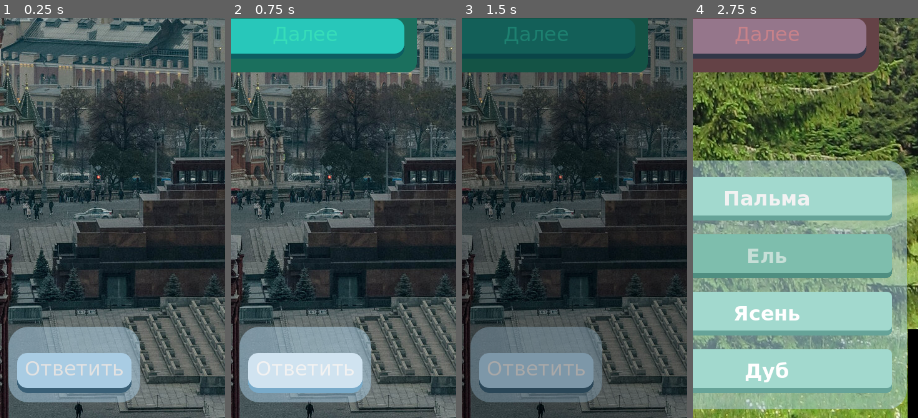
Above: before the commit, frames 1-4 (left to right).
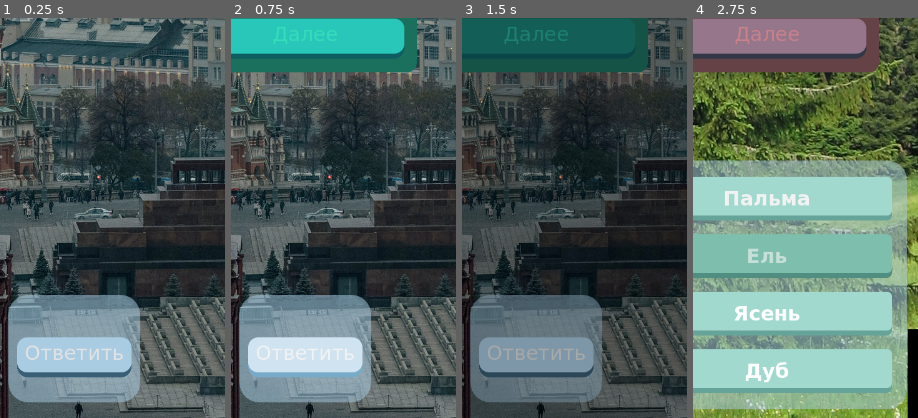
Above: after the commit, the same moments.

Repository: ash4rk/ad-aurum-quiz
Game: Godot game, scene res://scenes/multi_question_screen.tscn
The game is run twice, just before and just after one commit, with the same random seed, the same clock (stepped at 60 frames per second) and the same inputs. This scene is started directly instead of the project's main scene.
Inputs:
- Up to frame 1 (0.25 s): no input
- Up to frame 2 (0.75 s): click "Ответить" at 0.5 s
- Up to frame 3 (1.5 s): click "Далее" at 1.25 s
- Up to frame 4 (2.75 s): click "Пальма" at 2 s
The pictures show only the part of the screen within x 34-84%, y 50-100%; the shares and areas given below are measured in that part.

The runs differ from the first frame. In frame 1, 10% of the frame differs, in the area x 3-63%, y 69-94%; in frame 2, 9.8%; in frame 3, 9.9%; in frame 4, nothing differs.
Error in both runs: Invalid access to property or key 'background' on a base object of type 'Dictionary'. (res://scenes/multi_question_screen.gd:15)

Commit message:
FIX: Add separations below and over AnswerButton

Diff:
--- a/scenes/multi_question_screen.tscn
+++ b/scenes/multi_question_screen.tscn
@@ -19,6 +19,8 @@
 expand_margin_top = 10.0
 expand_margin_right = 10.0
 expand_margin_bottom = 10.0
+
+[sub_resource type="StyleBoxEmpty" id="StyleBoxEmpty_1elop"]
 
 [node name="MultiQuestionScreen" type="Node"]
 script = ExtResource("1_5wwdr")
@@ -70,6 +72,11 @@
 layout_mode = 2
 theme_override_constants/separation = 22
 
+[node name="HSeparator" type="HSeparator" parent="CanvasLayer/PanelContainer2/VBoxContainer"]
+layout_mode = 2
+theme = ExtResource("3_2y1vl")
+theme_override_styles/separator = SubResource("StyleBoxEmpty_1elop")
+
 [node name="AnswerButton" type="Button" parent="CanvasLayer/PanelContainer2/VBoxContainer"]
 layout_mode = 2
 size_flags_horizontal = 4
@@ -77,6 +84,11 @@
 theme = ExtResource("3_2y1vl")
 text = "Ответить"
 
+[node name="HSeparator2" type="HSeparator" parent="CanvasLayer/PanelContainer2/VBoxContainer"]
+layout_mode = 2
+theme = ExtResource("3_2y1vl")
+theme_override_styles/separator = SubResource("StyleBoxEmpty_1elop")
+
 [node name="FalseCorrectPopup" parent="CanvasLayer" instance=ExtResource("3_neh3p")]
 
 [connection signal="pressed" from="CanvasLayer/PanelContainer2/VBoxContainer/AnswerButton" to="." method="_check_correctness"]
Not shown: 1 places in scenes/multi_question_screen.tscn that only renumber resources
